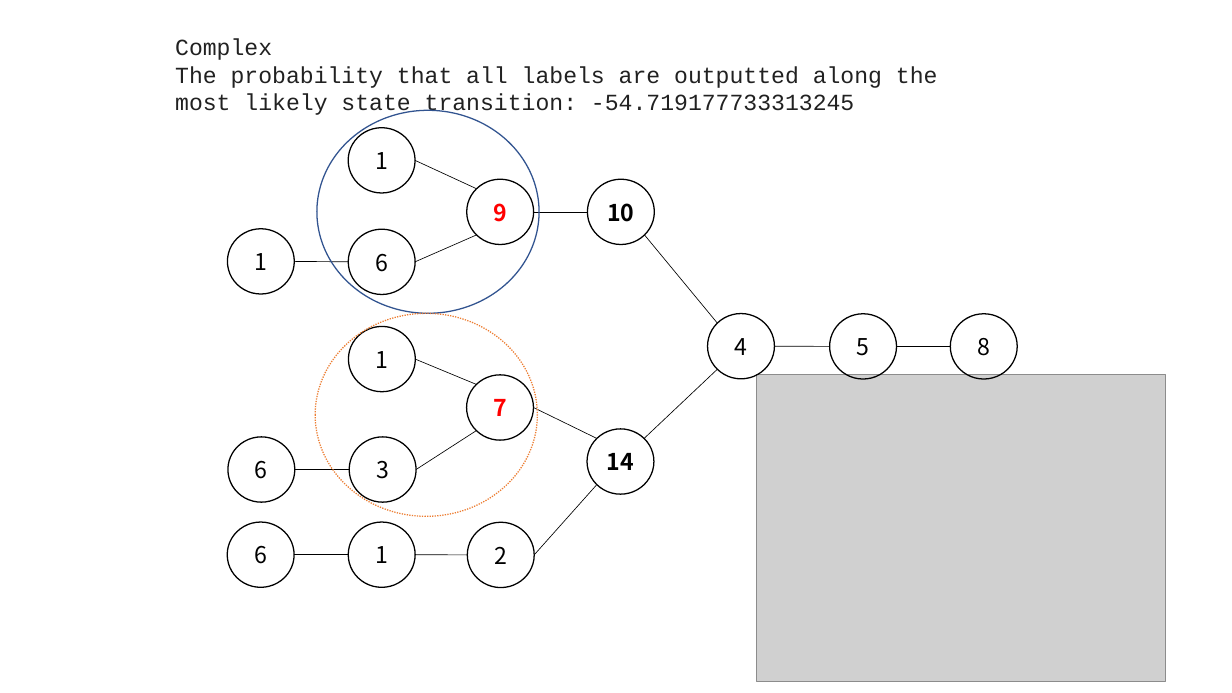
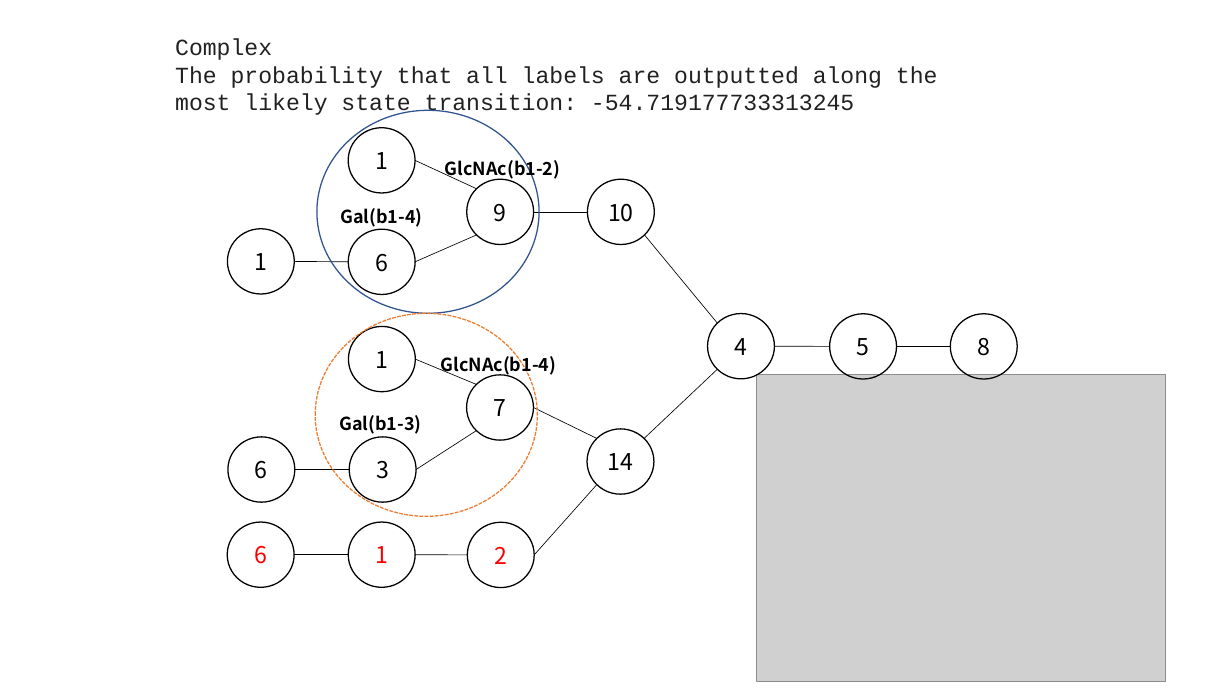
Before and after one commit to Kento-T-JP/OTMM_glycan, a slide deck: slide 7 of otmm_decimal/result_colab/result_novelty_1000_1.0_15_102_ColabPP/result_novelty_1000_1.0_15_102_parsing.pptx (slide 4 before the commit). Drawn at 1232x693 pixels with LibreOffice and Linux fonts; fonts in the diff are those of the drawing; grey boxes stand for pictures. Boxes give left, top, right and bottom in pixels: in the first picture for what was removed or moved away, otherwise in the second. Text is boxed around its words. In the diff, an @@ line names an element or a change of style, - is before the commit and + after.

```diff
--- a/otmm_decimal/result_colab/result_novelty_1000_1.0_15_102_ColabPP/result_novelty_1000_1.0_15_102_parsing.pptx
+++ b/otmm_decimal/result_colab/result_novelty_1000_1.0_15_102_ColabPP/result_novelty_1000_1.0_15_102_parsing.pptx
@@ text added at bbox=[445, 157, 561, 181], 14 pt, text #000000, bold @@
+GlcNAc(b1-2)
@@ ellipse "9" at bbox=[467, 179, 533, 245]: text colour #FF0000 to #000000, bold off @@
@@ ellipse "10" at bbox=[588, 179, 654, 245]: bold off @@
@@ text added at bbox=[340, 208, 422, 227], 14 pt, text #000000, bold @@
+Gal(b1-4)
@@ text added at bbox=[441, 352, 557, 376], 14 pt, text #000000, bold @@
+GlcNAc(b1-4)
@@ ellipse "7" at bbox=[467, 375, 533, 441]: text colour #FF0000 to #000000, bold off @@
@@ text added at bbox=[339, 415, 421, 434], 14 pt, text #000000, bold @@
+Gal(b1-3)
@@ ellipse "14" at bbox=[587, 429, 653, 494]: bold off @@
@@ text colour #000000 to #FF0000 in 3 elements at bbox=[468, 522, 534, 588], bbox=[348, 522, 415, 588], bbox=[227, 522, 294, 588] @@
```
Also in this commit, not shown: 1 other slide changed, 3 slides added, 11 other files.
